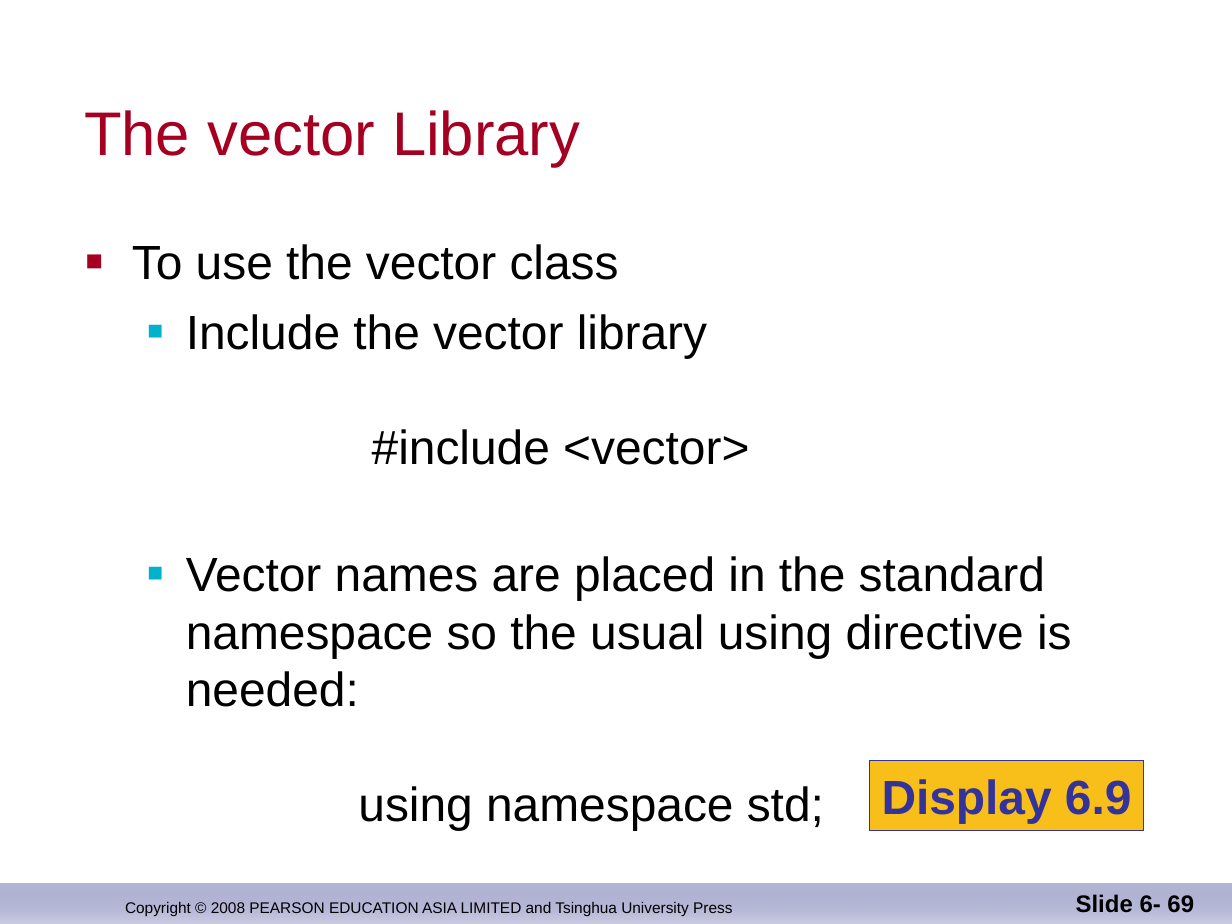
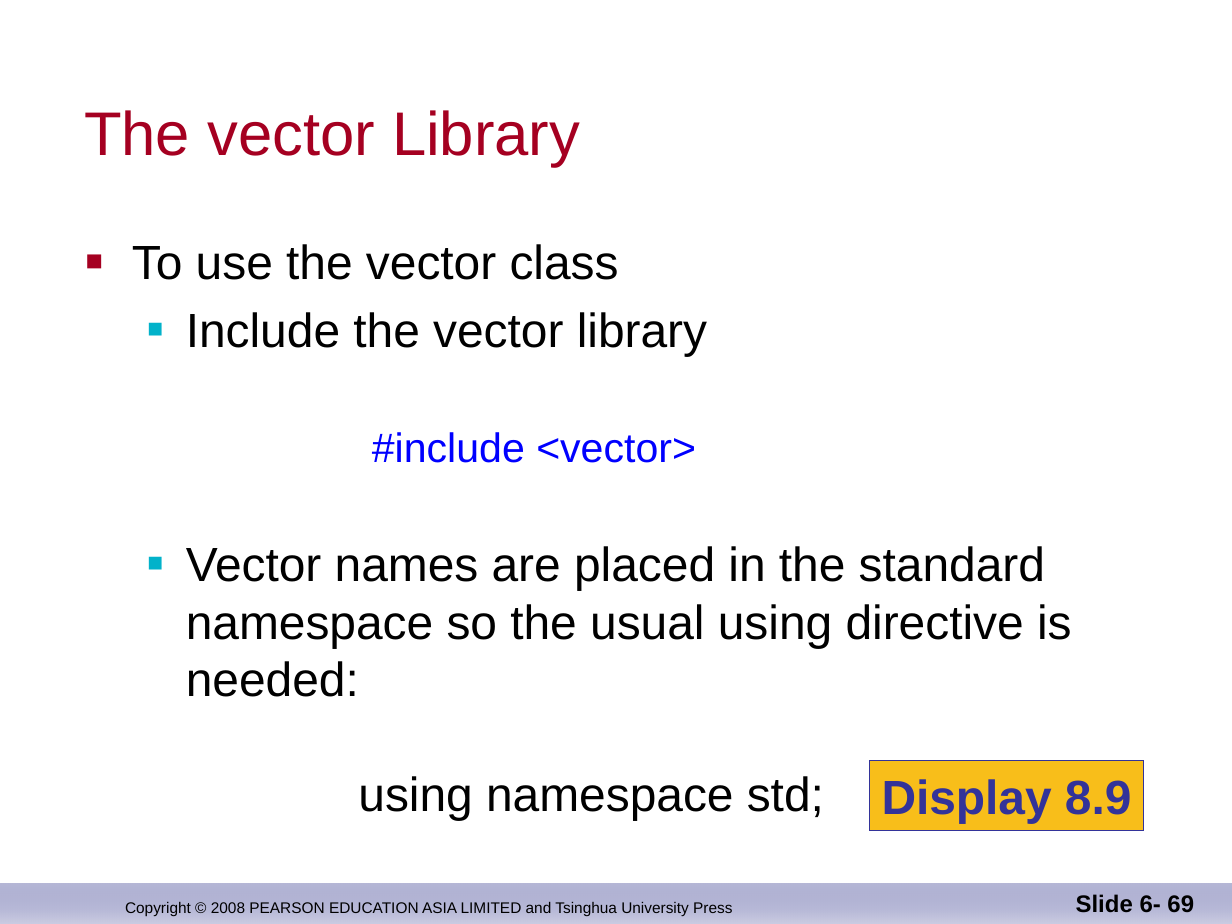
Before and after one commit to djuanbei/CPLUSPLUS, a slide deck: slide 69 of ppt/Chapter 8.ppt. Drawn at 1232x924 pixels with LibreOffice and Linux fonts; fonts in the diff are those of the drawing; background and template pictures are left out. Boxes give left, top, right and bottom in pixels: in the first picture for what was removed or moved away, otherwise in the second. Text is boxed around its words. In the diff, an @@ line names an element or a change of style, - is before the commit and + after.

```diff
--- a/ppt/Chapter 8.ppt
+++ b/ppt/Chapter 8.ppt
@@ text at (x1=186, y1=312, x2=707, y2=463): size 28 to 24 pt, text colour #000000 to #0000FF in "#include <vector>"; less space between paragraphs @@
@@ text in rectangle at (x1=882, y1=779, x2=1132, y2=824): text changed @@
-Display 6.9
+Display 8.9
```
Also in this commit, not shown: 27 other slides changed, 3 other files.
